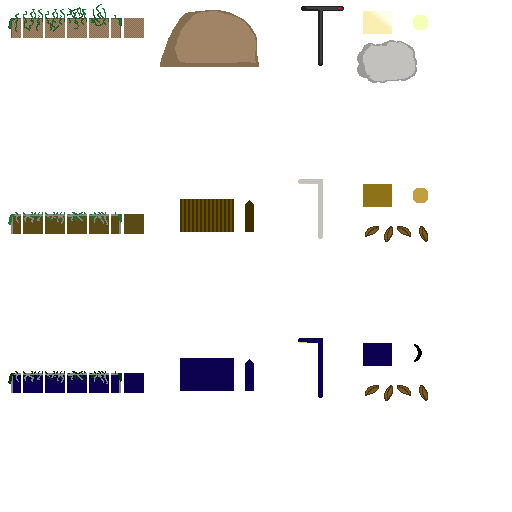
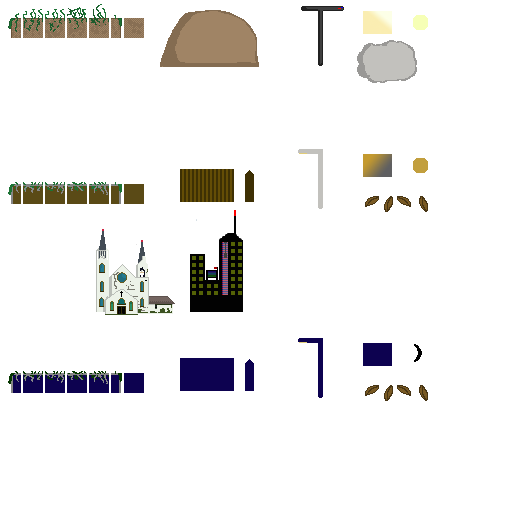
Layered file, before and after one edit (512x512). Changes by layer:
painted on "3 City" over [190, 210, 243, 312]
painted on "2 Sunset" over [8, 149, 428, 315]
painted on "1 Farm" over [12, 19, 143, 38]
